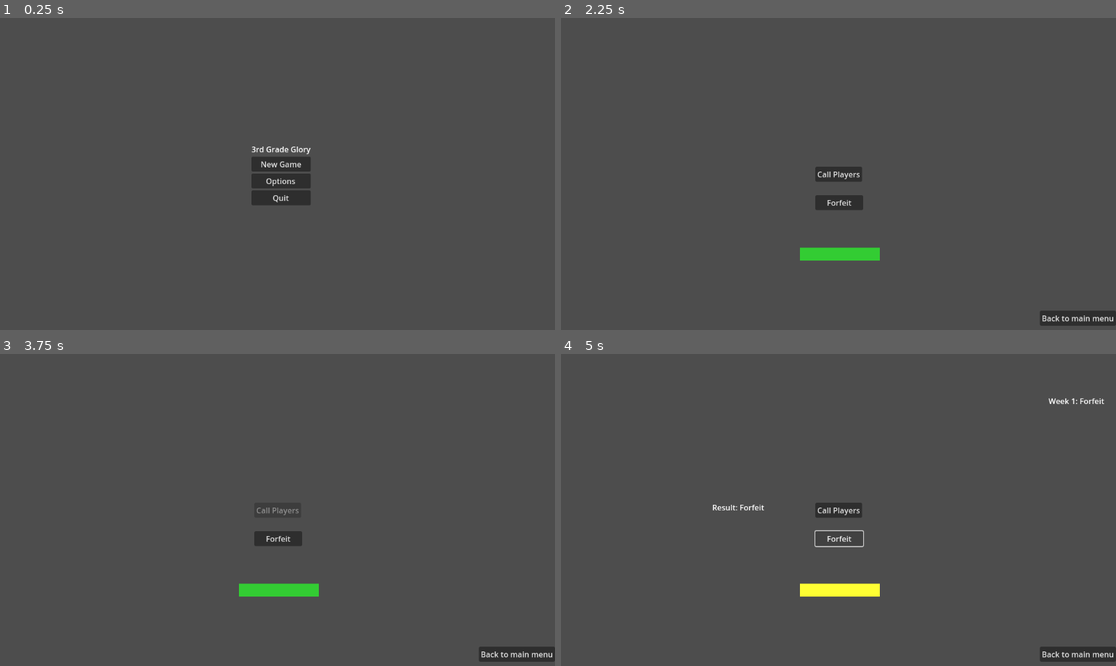
Above: before the commit, frames 1-4 (two rows, left to right).
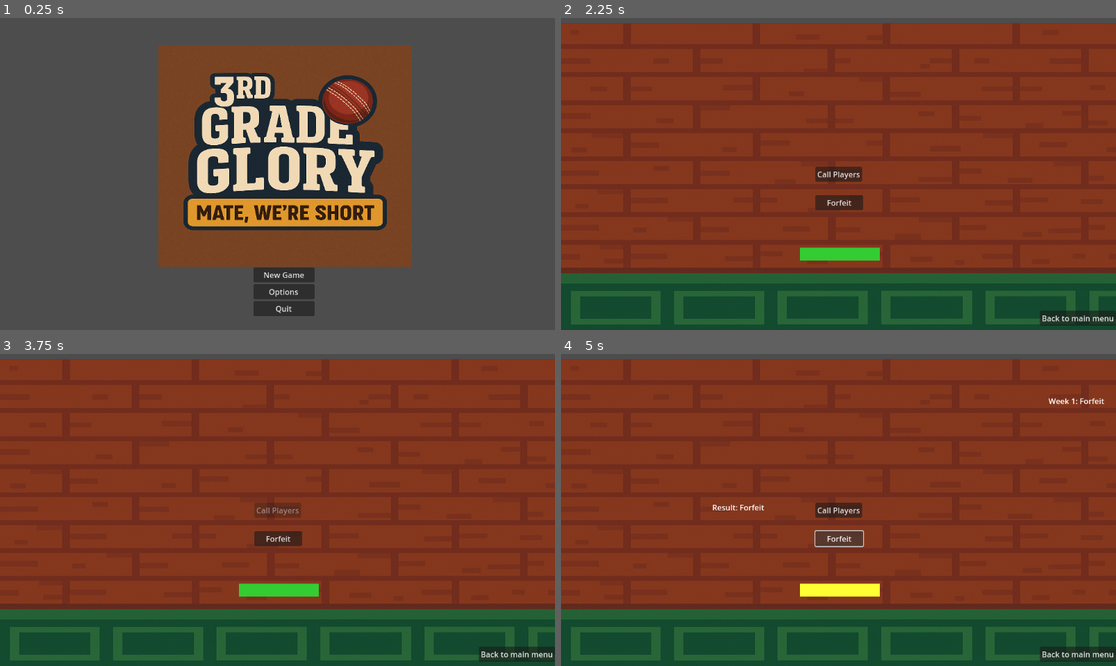
Above: after the commit, the same moments.

Repository: Slo33er/3rdgradeglory
Game: Godot game, scene res://main_menu.tscn
Same seed, same stepped clock (60 frames per second), same inputs: the game is played once before the commit and once after it.
Inputs:
- Up to frame 1 (0.25 s): no input
- Up to frame 2 (2.25 s): click "New Game" at 0.5 s; click "Back to main menu" at 1.25 s; click "New Game" at 2 s
- Up to frame 3 (3.75 s): click "Call Players" at 2.75 s; click "Return To Clubroom" at 3.5 s
- Up to frame 4 (5 s): click "Forfeit" at 4.25 s

The runs differ from the first frame. In frame 1, 33% of the frame differs, in the area x 28-75%, y 8-96%; in frame 2, 96%; in frame 3, 97%, in the area x 0-100%, y 1-100%; in frame 4, 96%.

Commit message:
Morale Bar is in

Diff:
--- a/clubroom.tscn
+++ b/clubroom.tscn
@@ -1,6 +1,7 @@
-[gd_scene load_steps=2 format=3 uid="uid://dtqdxsb4u1p4h"]
+[gd_scene load_steps=3 format=3 uid="uid://dtqdxsb4u1p4h"]
 
 [ext_resource type="Script" uid="uid://bd20rf4qq5rvf" path="res://clubroom.gd" id="1_soxgu"]
+[ext_resource type="Texture2D" uid="uid://bcr0pr6io51fw" path="res://clubroom.png" id="2_ixhax"]
 
 [node name="Clubroom" type="Control"]
 layout_mode = 3
@@ -11,6 +12,11 @@
 grow_vertical = 2
 mouse_filter = 2
 script = ExtResource("1_soxgu")
+
+[node name="Sprite2D" type="Sprite2D" parent="."]
+position = Vector2(580.5, 381)
+scale = Vector2(1.13574, 0.722656)
+texture = ExtResource("2_ixhax")
 
 [node name="Call_Players" type="Button" parent="."]
 layout_mode = 1
@@ -46,10 +52,10 @@
 
 [node name="TeamListContainer" type="VBoxContainer" parent="."]
 layout_mode = 0
-offset_left = 25.0
-offset_top = 120.0
-offset_right = 65.0
-offset_bottom = 160.0
+offset_left = 147.0
+offset_top = 142.0
+offset_right = 187.0
+offset_bottom = 182.0
 
 [node name="StartMatchButton" type="Button" parent="."]
 layout_mode = 0
--- a/main_menu.tscn
+++ b/main_menu.tscn
@@ -1,6 +1,7 @@
-[gd_scene load_steps=2 format=3 uid="uid://gpg0l68rxg4j"]
+[gd_scene load_steps=3 format=3 uid="uid://gpg0l68rxg4j"]
 
 [ext_resource type="Script" uid="uid://bb3dj1wk12gv5" path="res://main_menu.gd" id="1_06t4h"]
+[ext_resource type="Texture2D" uid="uid://svr7i0nxvwye" path="res://3rd Grade Glory_ Cricket Challenge.png" id="2_7vrkn"]
 
 [node name="MainMenu" type="Control"]
 layout_mode = 3
@@ -15,19 +16,28 @@
 grow_vertical = 2
 script = ExtResource("1_06t4h")
 
+[node name="Backround" type="Sprite2D" parent="."]
+position = Vector2(585, 286)
+scale = Vector2(0.513672, 0.44873)
+texture = ExtResource("2_7vrkn")
+
 [node name="VBoxContainer" type="VBoxContainer" parent="."]
 layout_mode = 1
-anchors_preset = 8
+anchors_preset = 7
 anchor_left = 0.5
-anchor_top = 0.5
+anchor_top = 1.0
 anchor_right = 0.5
-anchor_bottom = 0.5
+anchor_bottom = 1.0
+offset_left = -57.5
+offset_top = -158.0
+offset_right = 69.5
+offset_bottom = -30.0
 grow_horizontal = 2
-grow_vertical = 2
+grow_vertical = 0
+alignment = 1
 
 [node name="Label" type="Label" parent="VBoxContainer"]
 layout_mode = 2
-text = "3rd Grade Glory"
 
 [node name="New_Game" type="Button" parent="VBoxContainer"]
 layout_mode = 2
Binary file added: 3rd Grade Glory_ Cricket Challenge.png
Binary file added: clubroom.png
